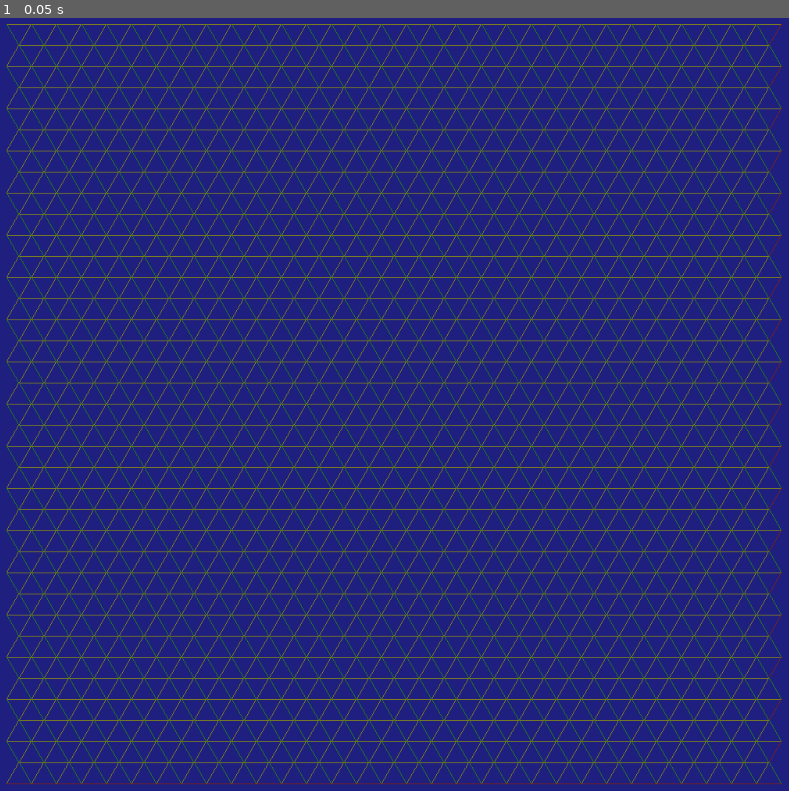
Above: before the commit, frame 1.
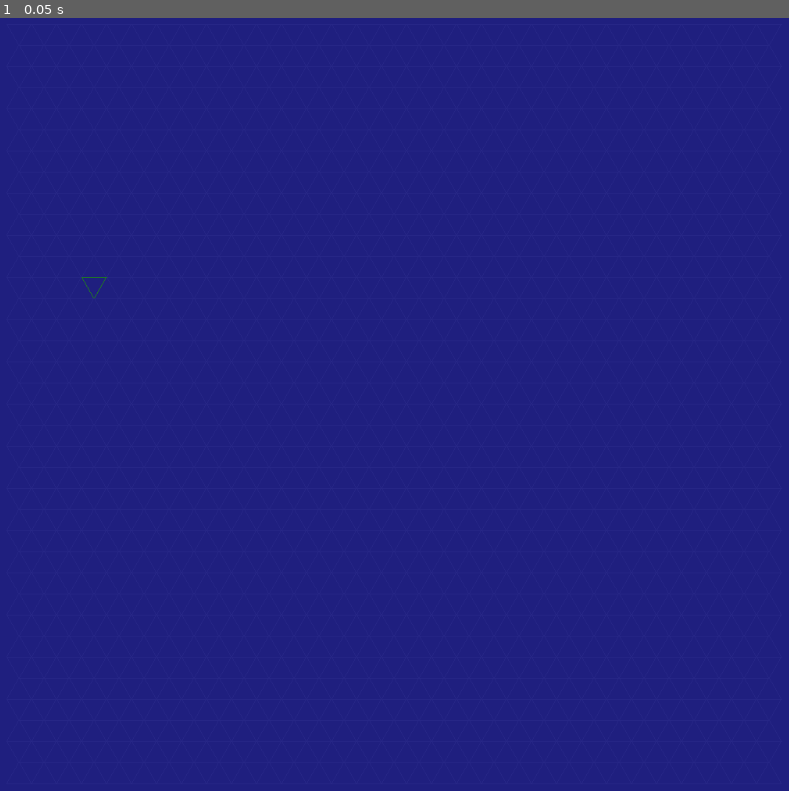
Above: after the commit, the same moment.

Repository: MichaelReel/2DMapGen_2022
Game: Godot game, scene res://PixelDrawn/TriBlobs.tscn
Two runs of this game, one before a commit and one after it. Both use one fixed random seed, a clock stepped at 60 frames per second and the inputs below. This scene is started directly instead of the project's main scene.
Inputs:
- Up to frame 1 (0.05 s): no input

The runs differ from the first frame. In frame 1, 15% of the frame differs, in the area x 0-100%, y 0-100%.

Commit message:
Start of a 'blob' mechanism for... blobbing

Diff:
--- a/PixelDrawn/TriBlobs.gd
+++ b/PixelDrawn/TriBlobs.gd
@@ -12,14 +12,15 @@
 const LAND_COLOR := Color8(32, 128, 32, 255)
 
 
-var base_grid : BaseGrid
+var base_grid: BaseGrid
+var tri_blob: TriBlob
 
 
 class BasePoint:
-	var _pos : Vector2
-	var _connections : Array
-
-	func _init(x : float, y : float) -> void:
+	var _pos: Vector2
+	var _connections: Array
+
+	func _init(x: float, y: float) -> void:
 		_pos = Vector2(x, y)
 		_connections = []
 
@@ -73,7 +74,6 @@
 
 
 class BaseLine:
-
 	var _a: BasePoint
 	var _b: BasePoint
 	var _borders: Array
@@ -136,11 +136,14 @@
 				if tri != self:
 					_neighbours.append(tri)
 
+	func get_points() -> Array:
+		return _points
+
 
 class BaseGrid:
-	var grid_points: Array = []
-	var grid_lines: Array = []
-	var grid_tris: Array = []
+	var _grid_points: Array = []
+	var _grid_lines: Array = []
+	var _grid_tris: Array = []
 
 	func _init(edge_size: float, rect_size: Vector2) -> void:
 		var tri_side = edge_size
@@ -151,53 +154,53 @@
 #		 |___\    h^2 = (1 - 1/4) * s^2
 #		  s/2     h^2 = ( 3/4 * s^2 )
 
-		var row_ind : int = 0
+		var row_ind: int = 0
 		for y in range (0.0 + tri_height, rect_size.y, tri_height):
-			var points_row : Array = []
-			var ind_offset : int = (row_ind % 2) * 2 - 1
-			var offset : float = (row_ind % 2) * (tri_side / 2.0)
-			var col_ind : int = 0
+			var points_row: Array = []
+			var ind_offset: int = (row_ind % 2) * 2 - 1
+			var offset: float = (row_ind % 2) * (tri_side / 2.0)
+			var col_ind: int = 0
 			for x in range(offset + (tri_side / 2.0), rect_size.x, tri_side):
 				var new_point = BasePoint.new(x, y)
 				var lines := []
 				points_row.append(new_point)
 				# Connect from the left
 				if col_ind > 0:
-					var existing_point : BasePoint = points_row[col_ind - 1]
+					var existing_point: BasePoint = points_row[col_ind - 1]
 					lines.append(_add_grid_line(existing_point, new_point))
 				# Connect from above (the simpler way - left or right depends on row)
-				if row_ind > 0 and col_ind < grid_points[row_ind - 1].size():
-					var existing_point = grid_points[row_ind - 1][col_ind]
+				if row_ind > 0 and col_ind < _grid_points[row_ind - 1].size():
+					var existing_point = _grid_points[row_ind - 1][col_ind]
 					lines.append(_add_grid_line(existing_point, new_point))
 				# Connect from above (the other way)
-				if row_ind > 0 and col_ind + ind_offset >= 0 and col_ind + ind_offset < grid_points[row_ind - 1].size():
-					var existing_point = grid_points[row_ind - 1][col_ind + ind_offset]
+				if row_ind > 0 and col_ind + ind_offset >= 0 and col_ind + ind_offset < _grid_points[row_ind - 1].size():
+					var existing_point = _grid_points[row_ind - 1][col_ind + ind_offset]
 					lines.append(_add_grid_line(existing_point, new_point))
 
 				col_ind += 1
-			grid_points.append(points_row)
+			_grid_points.append(points_row)
 			row_ind += 1
 
 		# Go through the points and create triangles "upstream"
 		# I.e.: Triangles together with points only greater than the current point
-		for row in grid_points:
+		for row in _grid_points:
 			for point in row:
 				# Get connections, find connects between higher points
 				for first_line in point.higher_connections():
 					var second_point: BasePoint = first_line.other_point(point)
 					for second_line in second_point.higher_connections_to_point(point):
 						var third_point: BasePoint = second_line.other_point(second_point)
-						var third_line : BaseLine = third_point.connection_to_point(point)
-						grid_tris.append(BaseTriangle.new(first_line, second_line, third_line))
-
-		for tri in grid_tris:
+						var third_line: BaseLine = third_point.connection_to_point(point)
+						_grid_tris.append(BaseTriangle.new(first_line, second_line, third_line))
+
+		for tri in _grid_tris:
 			tri.update_neighbours_from_edges()
 
 	func _add_grid_line(a: BasePoint, b: BasePoint) -> BaseLine:
 		var new_line := BaseLine.new(a, b)
 		a.add_connection(new_line)
 		b.add_connection(new_line)
-		grid_lines.append(new_line)
+		_grid_lines.append(new_line)
 		return new_line
 
 	static func draw_line_on_image(image: Image, a: Vector2, b: Vector2, col: Color) -> void:
@@ -209,18 +212,33 @@
 	func draw_grid(image: Image, color: Color) -> void:
 		image.lock()
 
-		for line in grid_lines:
+		for line in _grid_lines:
 			draw_line_on_image(image, line._a._pos, line._b._pos, color)
-
-		for tri in grid_tris:
-			draw_line_on_image(image, tri._points[0]._pos, tri._points[1]._pos, COAST_COLOR)
-			draw_line_on_image(image, tri._points[1]._pos, tri._points[2]._pos, RIVER_COLOR)
-			draw_line_on_image(image, tri._points[0]._pos, tri._points[2]._pos, LAND_COLOR)
 		image.unlock()
 
+	func get_triangles() -> Array:
+		return _grid_tris
+
 
 class TriBlob:
-	pass
+	var _grid: BaseGrid
+	var _start: BaseTriangle
+
+	func _init(grid: BaseGrid):
+		_grid = grid
+		var tris = grid.get_triangles()
+		_start = tris[randi() % len(tris)]
+
+	static func draw_triangle_on_image(image: Image, a: Vector2, b: Vector2, c: Vector2, color: Color) -> void:
+		BaseGrid.draw_line_on_image(image, a, b, color)
+		BaseGrid.draw_line_on_image(image, a, c, color)
+		BaseGrid.draw_line_on_image(image, b, c, color)
+
+	func draw_triangles(image: Image, color: Color) -> void:
+		image.lock()
+		var points := _start.get_points()
+		draw_triangle_on_image(image, points[0]._pos, points[1]._pos, points[2]._pos, color)
+		image.unlock()
 
 
 func _ready() -> void:
@@ -228,6 +246,7 @@
 	image.fill(SEA_COLOR)
 
 	base_grid = BaseGrid.new(CELL_EDGE, rect_size)
+	tri_blob = TriBlob.new(base_grid)
 
 	ready = true
 
@@ -237,5 +256,6 @@
 		return
 
 	base_grid.draw_grid(image, GRID_COLOR)
+	tri_blob.draw_triangles(image, LAND_COLOR)
 	imageTexture.create_from_image(image)
 	texture = imageTexture
